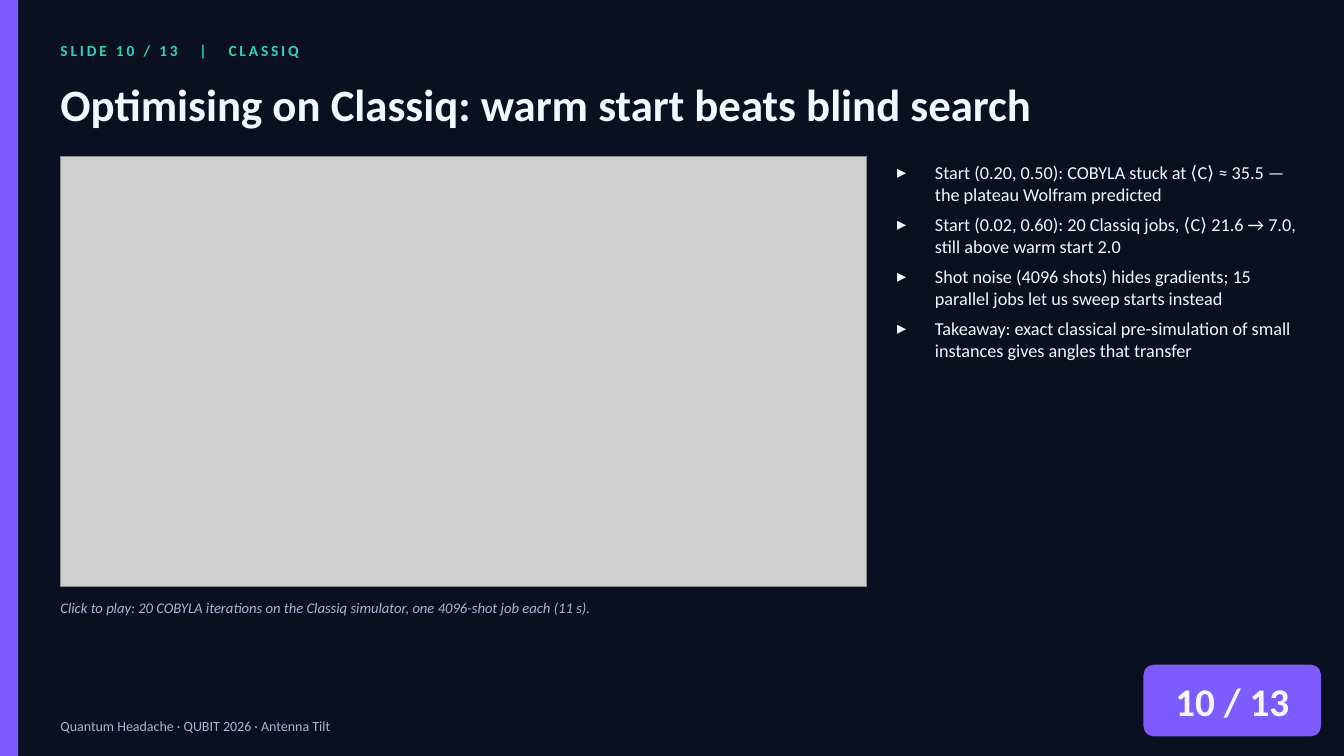
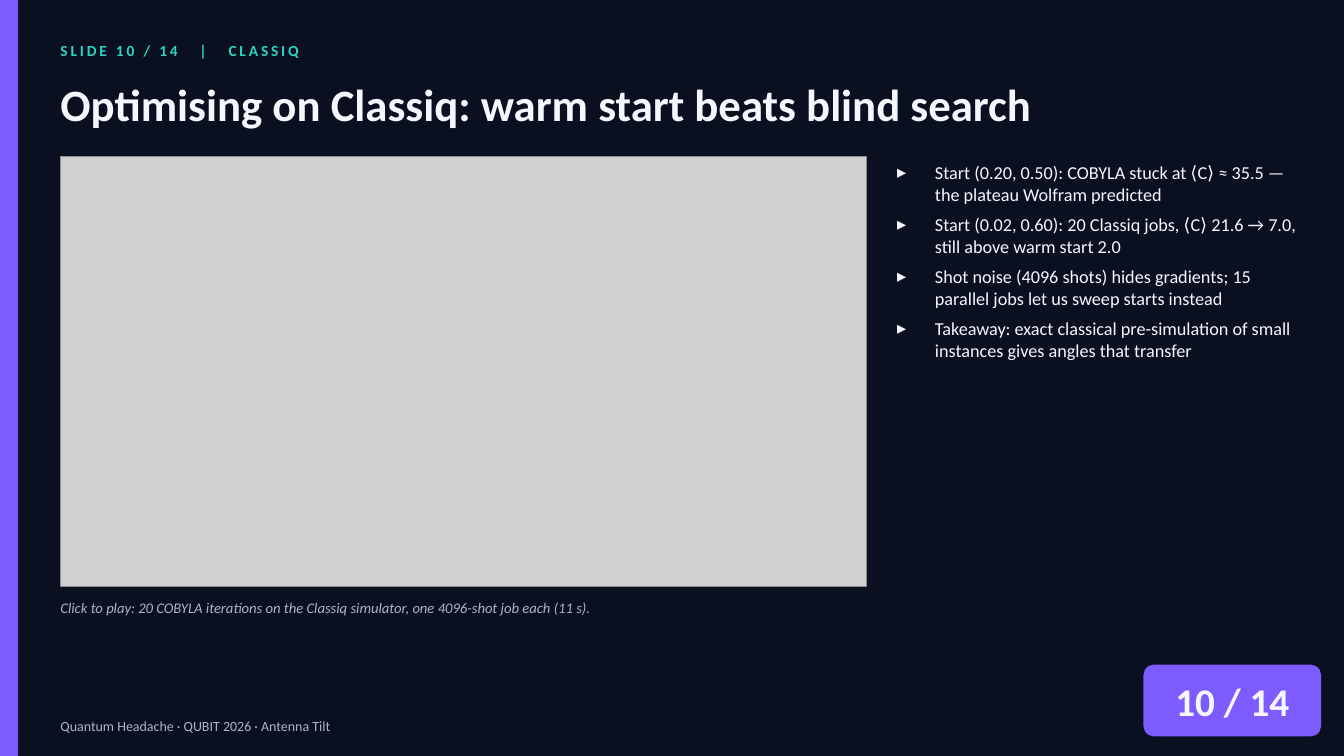
Before and after one commit to zuwasi/quantum-headache-antenna-tilt, a slide deck: slide 10 of presentation/QuantumHeadache_AntennaTilt.pptx. Drawn at 1344x756 pixels with LibreOffice and Linux fonts; fonts in the diff are those of the drawing; grey boxes stand for pictures. Boxes give left, top, right and bottom in pixels: in the first picture for what was removed or moved away, otherwise in the second. Text is boxed around its words. In the diff, an @@ line names an element or a change of style, - is before the commit and + after.

```diff
--- a/presentation/QuantumHeadache_AntennaTilt.pptx
+++ b/presentation/QuantumHeadache_AntennaTilt.pptx
@@ text at (60, 46, 299, 58): text changed @@
-SLIDE 10 / 13 | CLASSIQ
+SLIDE 10 / 14 | CLASSIQ
@@ text at (1175, 690, 1290, 716): text changed @@
-10 / 13
+10 / 14
```
Also in this commit, not shown: 12 other slides changed, 1 slide added, 3 other files.
